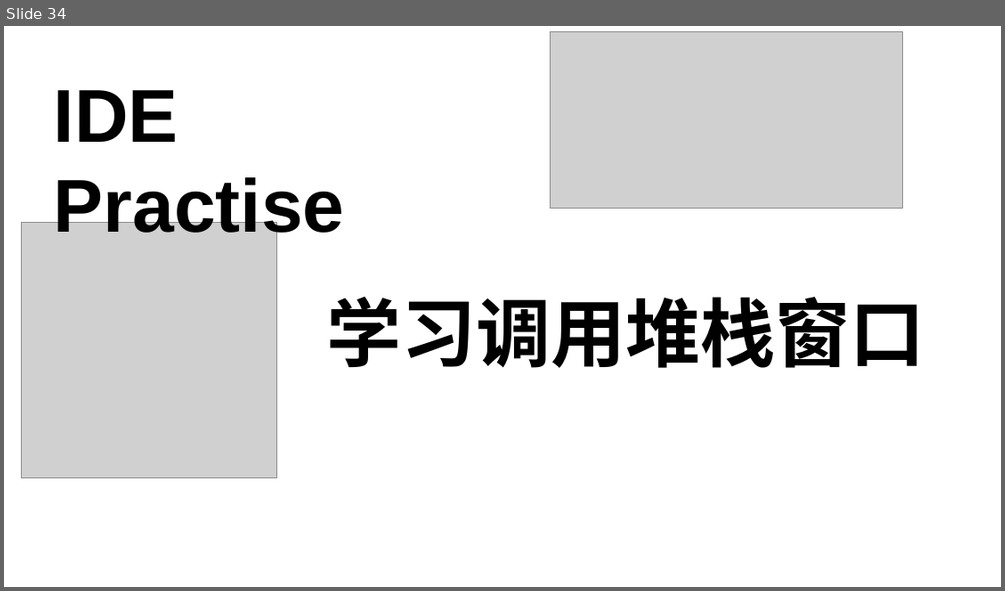
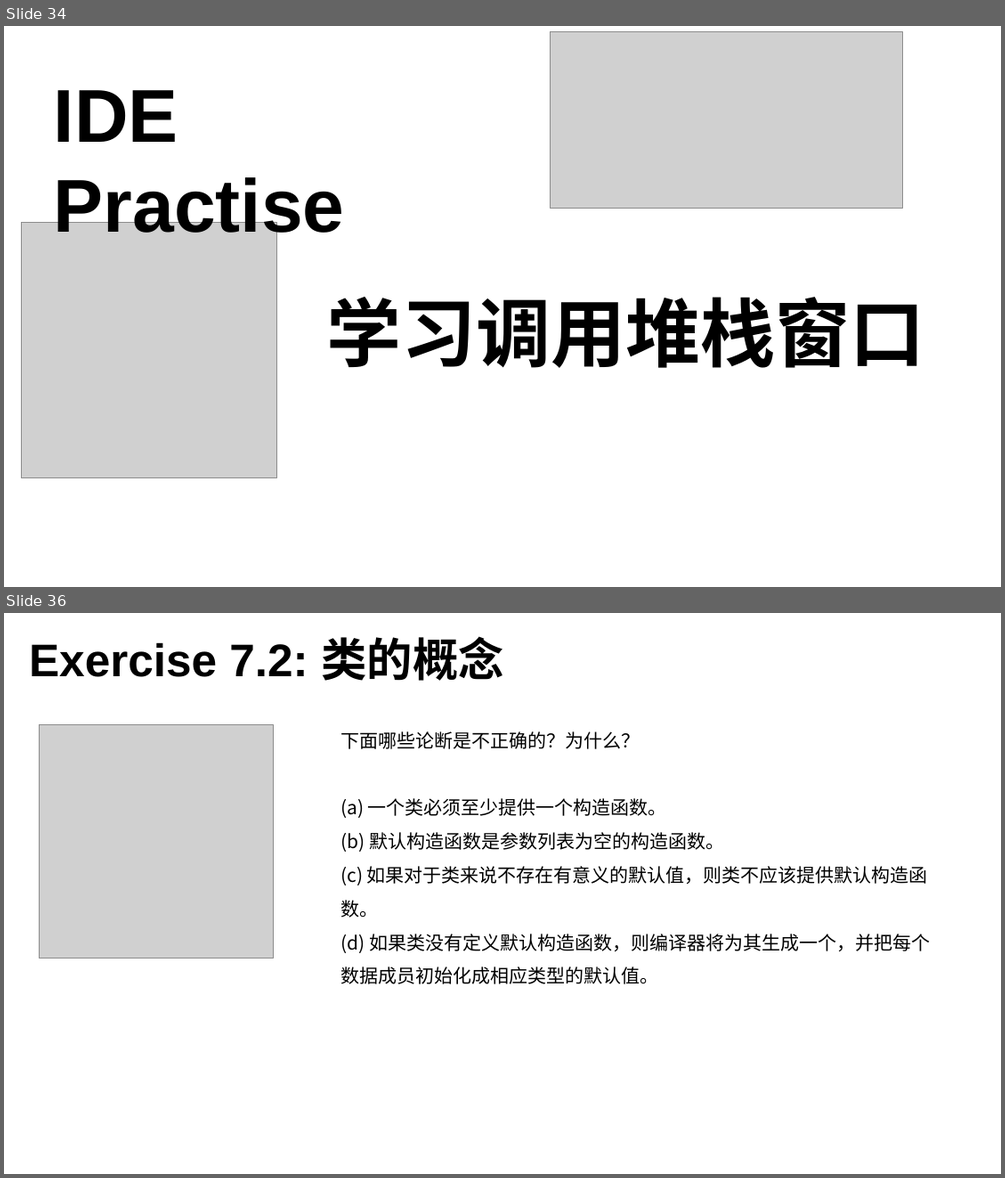
Before and after one commit to 3417725275/CPP_Study, a slide deck: C++课件.pptx. Shown one above the other, each under a label of ours: slide 34 before the commit, slides 34 and 36 after it; the slides between them are not shown. The pictures are 1005x591 and 1005x1178 pixels, drawn with LibreOffice and Linux fonts; fonts in the diff are those of the drawing; grey boxes stand for pictures. Boxes give left, top, right and bottom in pixels: in the first picture for what was removed or moved away, otherwise in the second. Text is boxed around its words. In the diff, an @@ line names an element or a change of style, - is before the commit and + after.

```diff
--- a/C++课件.pptx
+++ b/C++课件.pptx
@@ slide 36 added at [4,613,1001,1174], background #FFFFFF @@
@@ text added at [29,636,504,681], 44 pt, text #000000, bold @@
+Exercise 7.2: 类的概念
@@ picture added at [39,724,273,958] @@
@@ text added at [340,731,930,984], 18 pt, text #000000 @@
+下面哪些论断是不正确的？为什么？
+(a) 一个类必须至少提供一个构造函数。
+(b) 默认构造函数是参数列表为空的构造函数。
+(c) 如果对于类来说不存在有意义的默认值，则类不应该提供默认构造函数。
+(d) 如果类没有定义默认构造函数，则编译器将为其生成一个，并把每个数据成员初始化成相应类型的默认值。
```
Also in this commit, not shown: 1 slide changed, 1 other slide added, 12 other files.
